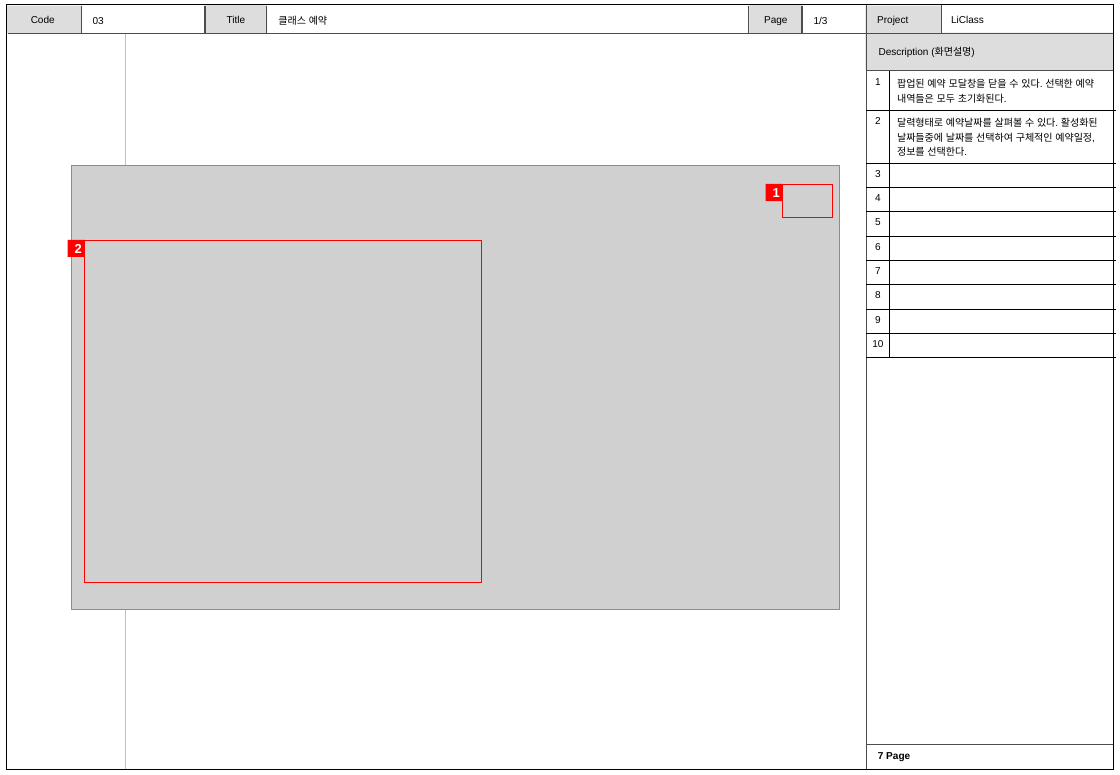
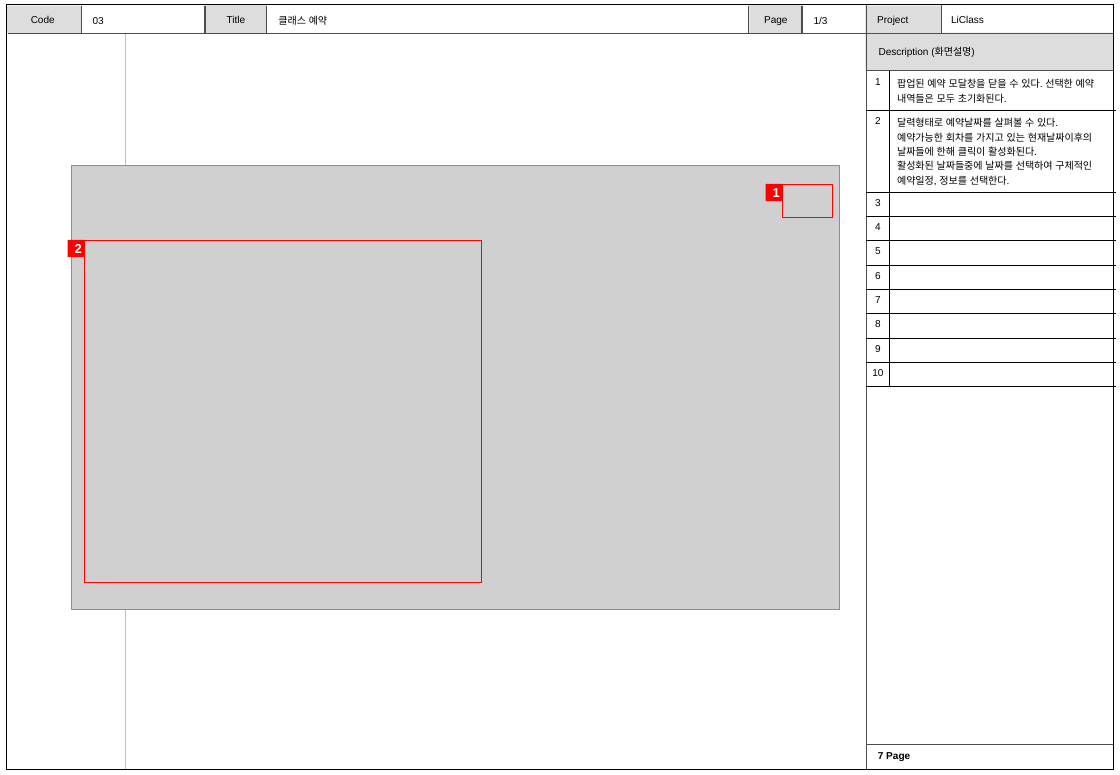
Before and after one commit to jmlim1107/jmlim1107.kh, a slide deck: slide 7 of LiClassProject/라이클래스 팀프로젝트 산출물/8. 스토리보드(화면설계)/3조_스토리보드_20230403_클래스,센터.pptx. Drawn at 1120x775 pixels with LibreOffice and Linux fonts; fonts in the diff are those of the drawing; grey boxes stand for pictures. Boxes give left, top, right and bottom in pixels: in the first picture for what was removed or moved away, otherwise in the second. Text is boxed around its words. In the diff, an @@ line names an element or a change of style, - is before the commit and + after.

```diff
--- a/LiClassProject/라이클래스 팀프로젝트 산출물/8. 스토리보드(화면설계)/3조_스토리보드_20230403_클래스,센터.pptx
+++ b/LiClassProject/라이클래스 팀프로젝트 산출물/8. 스토리보드(화면설계)/3조_스토리보드_20230403_클래스,센터.pptx
@@ table at [867, 71, 1117, 380] @@
-row 2, column 2: 달력형태로 예약날짜를 살펴볼 수 있다. 활성화된 날짜들중에 날짜를 선택하여 구체적인 예약일정, 정보를 선택한다.
+row 2, column 2: 달력형태로 예약날짜를 살펴볼 수 있다. / 예약가능한 회차를 가지고 있는 현재날짜이후의 날짜들에 한해 클릭이 활성화된다. / 활성화된 날짜들중에 날짜를 선택하여 구체적인 예약일정, 정보를 선택한다.
```
Also in this commit, not shown: 1 other slide changed, 1 other file.
